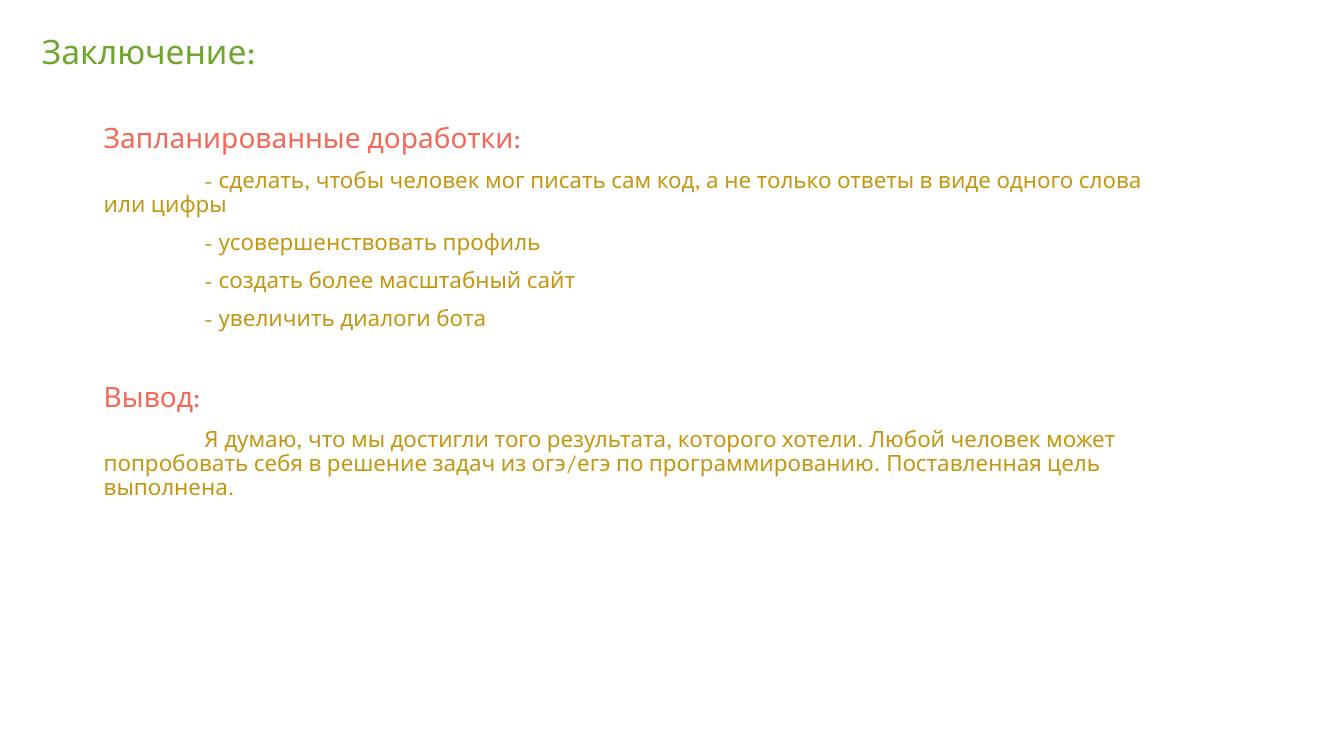
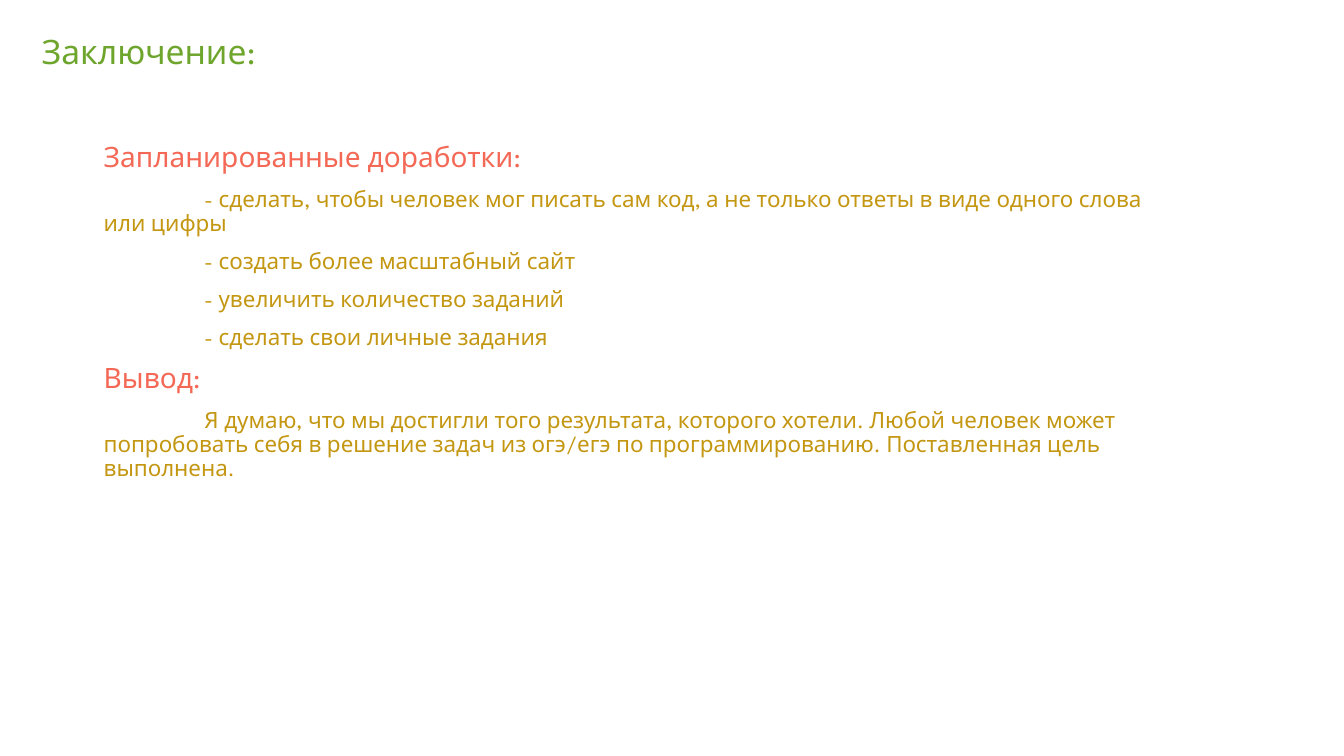
Before and after one commit to nikitababashev/telegram_bot_lyceum, a slide deck: slide 4 of docs/exam_preparation.pptx. Drawn at 1344x756 pixels with LibreOffice and Linux fonts; fonts in the diff are those of the drawing; background and template pictures are left out. Boxes give left, top, right and bottom in pixels: in the first picture for what was removed or moved away, otherwise in the second. Text is boxed around its words. In the diff, an @@ line names an element or a change of style, - is before the commit and + after.

```diff
--- a/docs/exam_preparation.pptx
+++ b/docs/exam_preparation.pptx
@@ text at bbox=[219, 233, 541, 255]: paragraph removed @@
-- усовершенствовать профиль
@@ text at bbox=[219, 290, 564, 350]: text changed @@
-- увеличить диалоги бота
+- увеличить количество заданий
+- сделать свои личные задания
```
Also in this commit, not shown: 4 other files.
